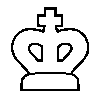
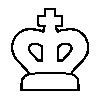
The second (100, 100) image is a revision of the first. Changes to its layers:
painted on "w_king" over 37, 7, 66, 29
